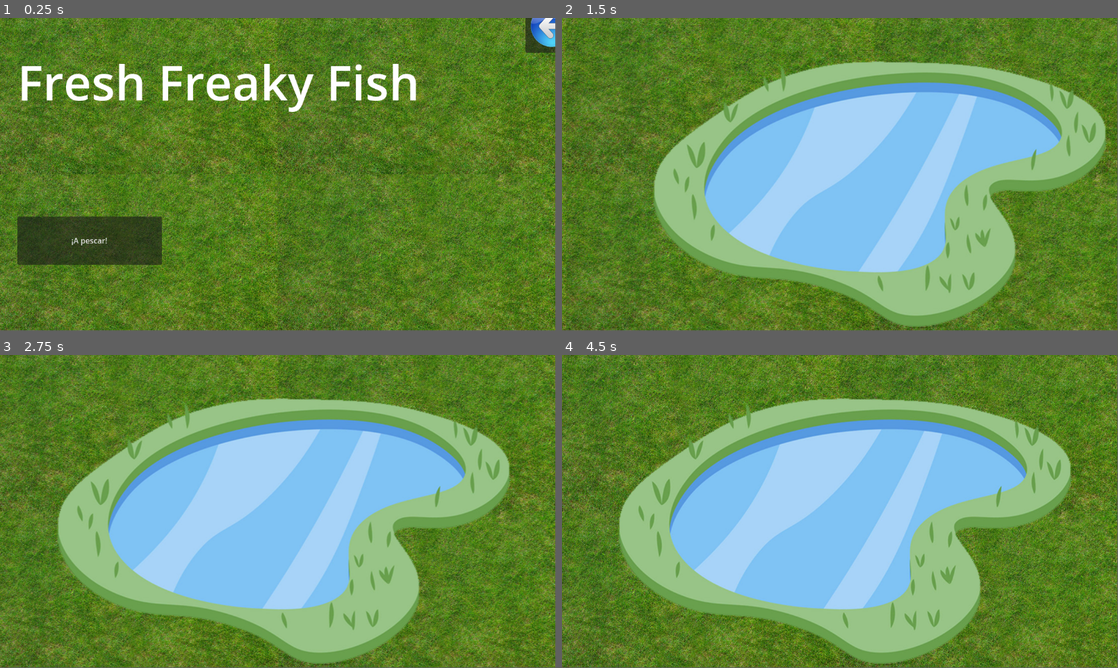
Above: before the commit, frames 1-4 (two rows, left to right).
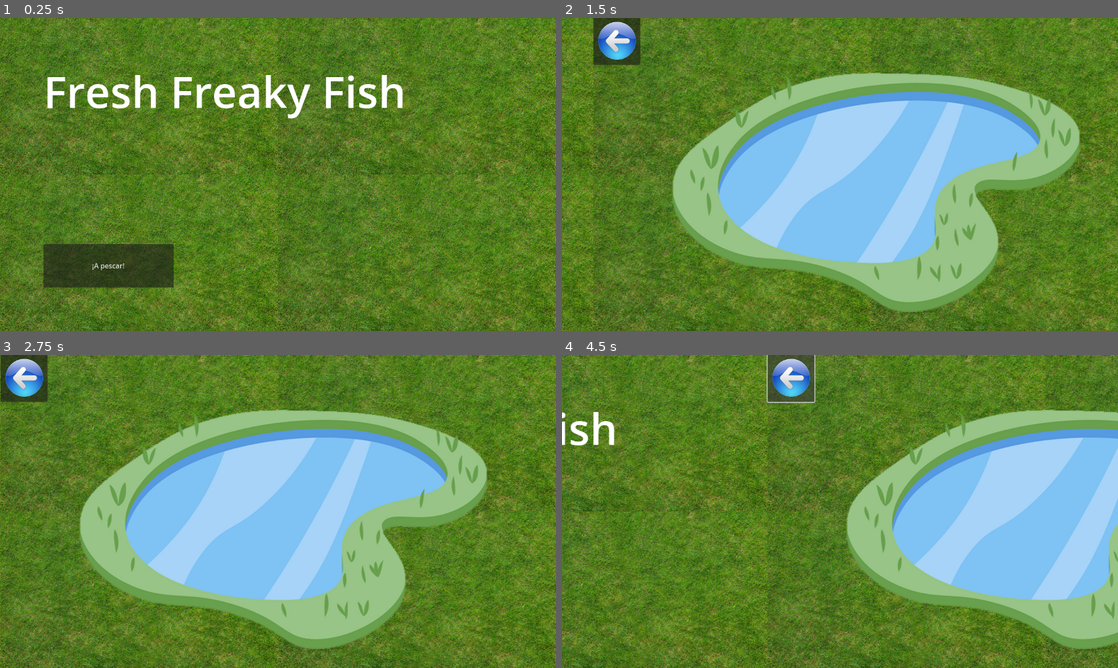
Above: after the commit, the same moments.

Repository: freesstylers/FreshFreakyFish
Game: Godot game, scene res://Scenes/main_scene.tscn
Same seed, same stepped clock (60 frames per second), same inputs: the game is played once before the commit and once after it. The project has no main scene, so this scene is started directly.
Inputs (mouse positions are in pixels of both pictures, inside the frame that each line leads up to):
- Up to frame 1 (0.25 s): no input
- Up to frame 2 (1.5 s): click "¡A pescar!" at 0.5 s; move the mouse to (962, 158) at 1.27 s; click (962, 158) at 1.42 s
- Up to frame 3 (2.75 s): move the mouse to (166, 527) at 2.02 s; click (166, 527) at 2.17 s
- Up to frame 4 (4.5 s): move the mouse to (895, 442) at 2.77 s; click (895, 442) at 2.92 s; tap Enter at 3.5 s; move the mouse to (812, 574) at 3.52 s; click (812, 574) at 3.67 s; click (584, 376) at 4.27 s
In our replay, the window is 799x449 before the commit and 800x450 after it. These sizes can differ from the game's own. Grey fills any space a smaller window leaves; there, only what the larger window draws over its background counts as a difference.

The runs differ from the first frame. In frame 1, 54% of the frame differs, in the area x 0-100%, y 0-100%; in frame 2, 47%; in frame 3, 46%; in frame 4, 78%.

Commit message:
Tamaño de ventana

Diff:
--- a/Scenes/main_scene.tscn
+++ b/Scenes/main_scene.tscn
@@ -45,8 +45,7 @@
 anchors_preset = 1
 anchor_left = 1.0
 anchor_right = 1.0
-offset_left = 2.0
-offset_right = 110.0
+offset_right = 108.0
 offset_bottom = 108.0
 grow_horizontal = 0
 icon = ExtResource("3_lhhm5")
--- a/project.godot
+++ b/project.godot
@@ -14,6 +14,11 @@
 config/features=PackedStringArray("4.2", "GL Compatibility")
 config/icon="res://icon.svg"
 
+[display]
+
+window/size/viewport_width=1280
+window/size/viewport_height=720
+
 [dotnet]
 
 project/assembly_name="Fresh Freaky Fish"
